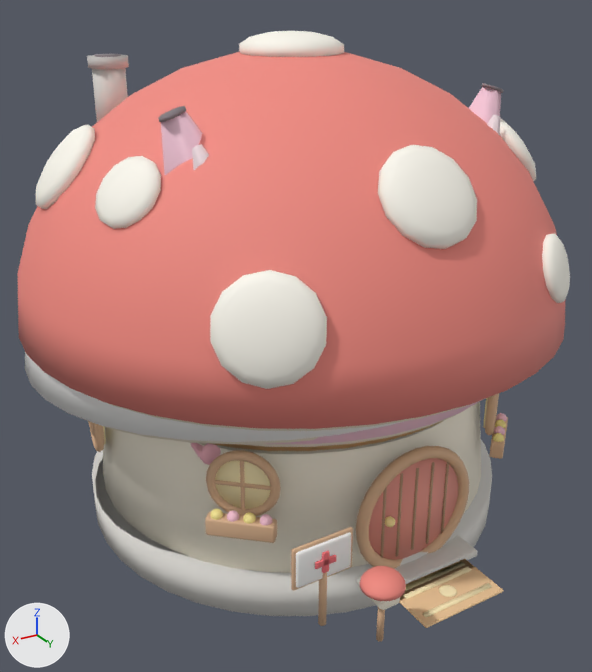
Before and after pictures for a commit that changed the glTF model modules/Town/Models/town.glb.
Both versions are drawn from a camera (50 mm lens) standing at (9.36, 15.79, 11.25) and looking at (0.28, 0.65, 3.68). Lighting does not change. The marker at lower left points along +X, +Y and +Z. The first picture is the older version.

Names of what the first picture shows: 'Clinic', 'House0', 'MillieHouse', 'PlayerHouse' and 2 more.
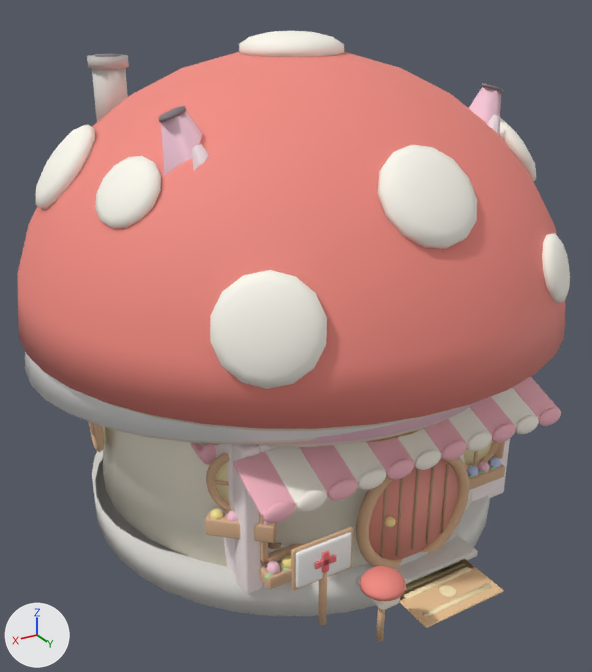
The change, as JSON lines over the scene's bpy script:
```json
{"op": "add", "block": "mat_doorlilac", "code": ["mat_doorlilac = principled_material('DoorLilac')", "mat_doorlilac.base_color = (0.76, 0.62, 0.92)  # purple #e2cef6", "mat_doorlilac.roughness = 0.7"]}
{"op": "add", "block": "mat_capmint", "code": ["mat_capmint = principled_material('CapMint')", "mat_capmint.base_color = (0.66, 0.9, 0.82)  # pale green #d4f3ea", "mat_capmint.roughness = 0.7"]}
{"op": "add", "block": "mat_display", "code": ["mat_display = principled_material('Display')", "mat_display.base_color = (1.0, 0.95, 0.97)  # white #fff9fc", "mat_display.roughness = 0.7"]}
{"op": "add", "block": "mat_signtext", "code": ["mat_signtext = principled_material('SignText')", "mat_signtext.base_color = (0.62, 0.24, 0.46)  # pink #ce86b5", "mat_signtext.roughness = 0.7"]}
{"op": "add", "block": "mat_hanger", "code": ["mat_hanger = principled_material('Hanger')", "mat_hanger.base_color = (0.86, 0.68, 0.36)  # beige #efd7a2", "mat_hanger.roughness = 0.7"]}
{"op": "add", "block": "mat_wallpink", "code": ["mat_wallpink = principled_material('WallPink')", "mat_wallpink.base_color = (1.0, 0.88, 0.88)  # white #fff1f1", "mat_wallpink.roughness = 0.7"]}
{"op": "add", "block": "me_clothingshop", "code": ["me_clothingshop = bpy.data.meshes.new('ClothingShop')", "me_clothingshop.from_pydata(...)  # 8907 vertices, 17400 faces; spans x -5.2..5.2, y -4.68..5.32, z -0.75..8.26", "me_clothingshop.materials.append(mat_stone)  # light grey #dddad4", "me_clothingshop.materials.append(mat_wood)  # beige #ddb590", "me_clothingshop.materials.append(mat_wooddark)  # brown #bc9576", "me_clothingshop.materials.append(mat_capblue)  # blue #add4f8", "me_clothingshop.materials.append(mat_capyellow)  # yellow #fde795", "me_clothingshop.materials.append(mat_gills)  # pale yellow #faefda", "me_clothingshop.materials.append(mat_spots)  # white #fffcf1", "me_clothingshop.materials.append(mat_knob)  # yellow #ffeaa2", "me_clothingshop.materials.append(mat_window)  # beige #ffefbc", "me_clothingshop.materials.append(mat_awning)  # pink #fdbcc8", "me_clothingshop.materials.append(mat_awningcream)  # white #fff9ef", "me_clothingshop.materials.append(mat_glow)  # beige #fff1bc", "me_clothingshop.materials.append(mat_metal)  # grey #9599a6", "me_clothingshop.materials.append(mat_leaf)  # green #addfa2", "me_clothingshop.materials.append(mat_petalpink)  # pink #ffcbdd", "me_clothingshop.materials.append(mat_petalyellow)  # yellow #ffef99", "me_clothingshop.materials.append(mat_petalblue)  # blue #c5daff", "me_clothingshop.materials.append(mat_petalwhite)  # white #fffffc", "me_clothingshop.materials.append(mat_capmint)  # pale green #d4f3ea", "me_clothingshop.materials.append(mat_wallpink)  # white #fff1f1", "me_clothingshop.materials.append(mat_doorlilac)  # purple #e2cef6", "me_clothingshop.materials.append(mat_display)  # white #fff9fc", "me_clothingshop.materials.append(mat_signtext)  # pink #ce86b5", "me_clothingshop.materials.append(mat_hanger)  # beige #efd7a2"]}
{"op": "add", "block": "ob_clothingshop", "code": ["ob_clothingshop = bpy.data.objects.new('ClothingShop', me_clothingshop)", "ob_clothingshop.location = (0.0, 0.0, 0.0)"]}
```

Where the change shows, as pixel boxes [x1, y1, x2, y2] in the pictures (592 x 672 px):
```json
{"object": "ClothingShop", "change": "added", "after": [215, 377, 561, 594]}
```
